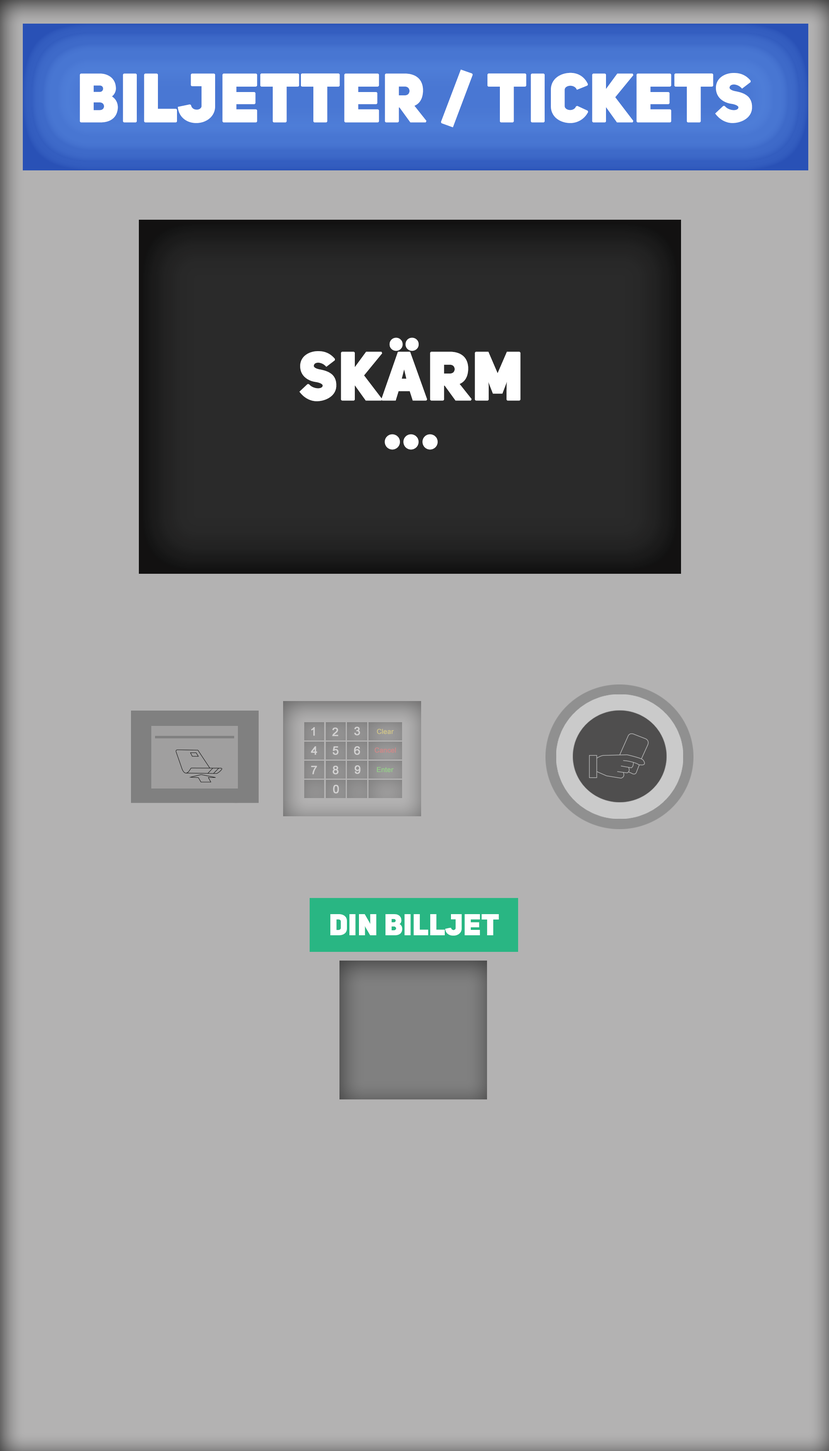
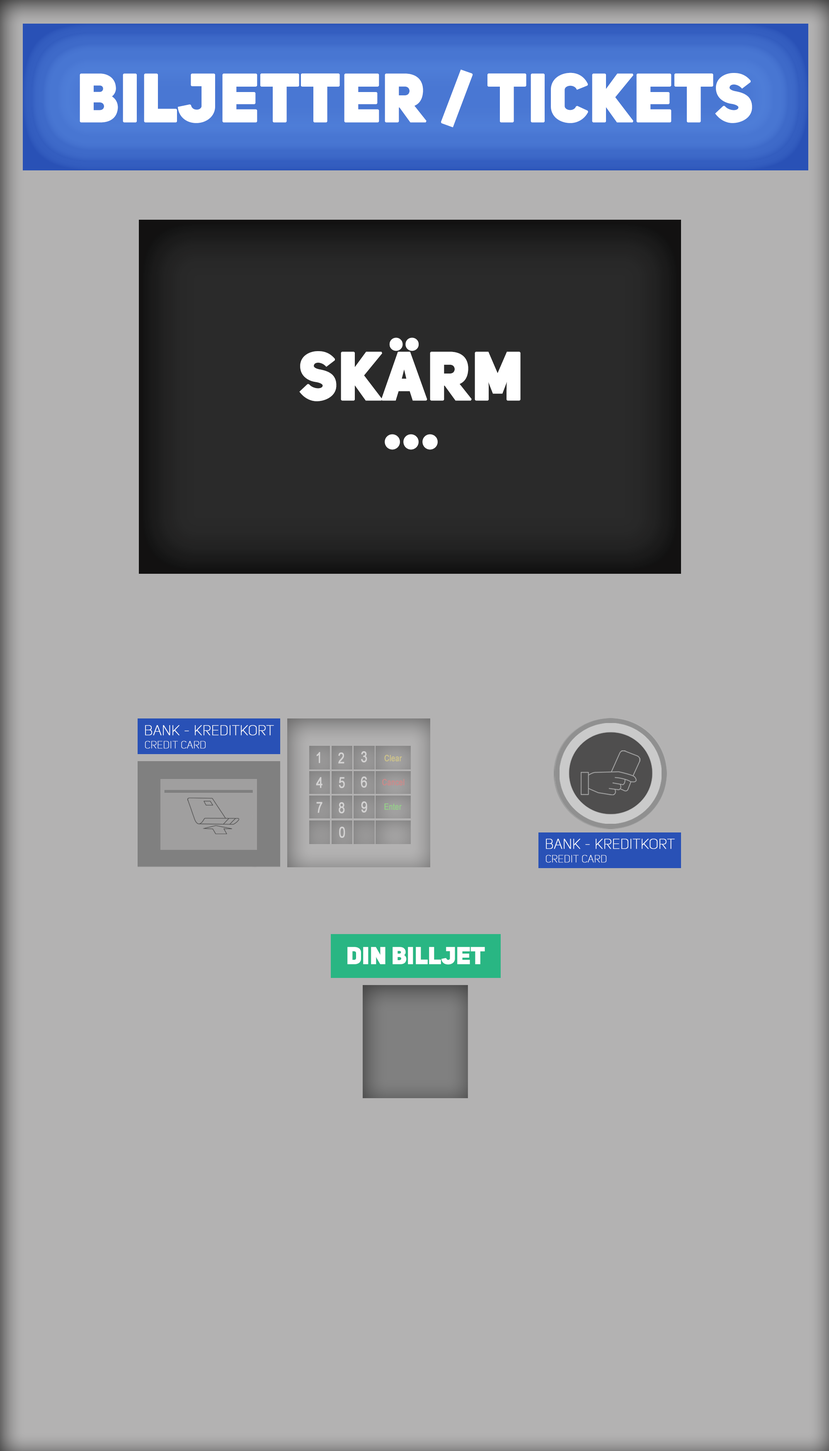
Before/after of a w=829, h=1451 layered artwork. What changed in the layer stack:
painted on "Din billjet" over [330, 914, 500, 965]
painted on "Din biljett" over [309, 898, 519, 979]
painted on "Biljettuttag" over [339, 960, 488, 1100]
added layer "Kortläsare lapp" above "Kor.öﬁ–t nåjubh u9" over [137, 718, 281, 755]
"Kor.öﬁ–t nåjubh u9": opacity 100% → 62%, painted on it over [175, 749, 240, 835]
painted on "Kort 2" over [151, 726, 258, 850]
painted on "Kort1" over [131, 710, 281, 868]
painted on "Layer 1" over [283, 701, 431, 868]
painted on "Layer 5 copy 15" over [368, 722, 411, 770]
painted on "Layer 5 copy 14" over [368, 741, 411, 794]
painted on "Layer 5 copy 13" over [368, 760, 411, 819]
painted on "Layer 5 copy 12" over [368, 779, 411, 845]
painted on "Layer 5 copy 11" over [304, 779, 331, 845]
painted on "Layer 5 copy 10" over [325, 779, 353, 845]
painted on "Layer 5 copy 9" over [347, 779, 375, 845]
painted on "Layer 5 copy 8" over [347, 760, 375, 819]
painted on "Layer 5 copy 7" over [325, 760, 353, 819]
painted on "Layer 5 copy 6" over [304, 760, 331, 819]
added layer "Bank - Kreditkort" above "Credit Card" over [546, 838, 676, 850]
added layer "Resekort lapp" above "Resekortsymbol" over [538, 832, 682, 869]
renamed "Layer 7" to "Resekortsymbol", moved it above "Layer 6 copy 2", painted on it over [580, 733, 649, 796]
painted on "Layer 6 copy 2" over [554, 694, 684, 829]
painted on "Layer 6 copy" over [556, 694, 684, 824]
painted on "Layer 6" over [545, 684, 694, 830]
…and 22 more changes (3 added, 19 painted)
